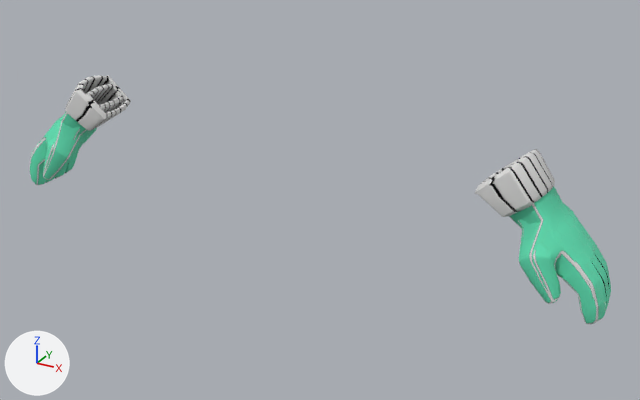
Renders of the Blender file Items/Wrist/Beekeeper Gloves/Beekeeper Gloves (Teal)/Beekeeper Gloves (Teal).blend from each side of a commit.
Before and after are seen from a 50 mm lens placed at (0.813, -1.335, 1.543), pointed at (0.075, 0.007, 0.872). Arrows for +X, +Y and +Z are at lower left; the lights stay in place. The older version comes first.

Objects in the first picture: 'FB_Wrist_Beekeeper_LOD0.L', 'FB_Wrist_Beekeeper_LOD0.R', 'MB_Beekeeper_Wrist_LOD0.L', 'MB_Beekeeper_Wrist_LOD0.R'.
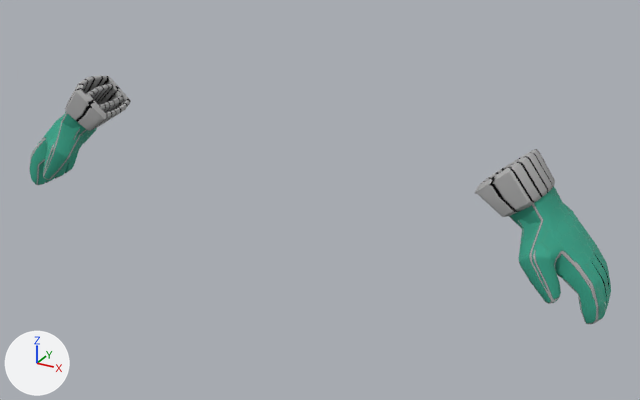
Boxes (x1, y1, x2, y2) around the edits, measured in the pictures (640 x 400 px):
'FB_Wrist_Beekeeper_LOD0.L', surface changed (darker): (475, 149, 610, 324) in both
'FB_Wrist_Beekeeper_LOD0.R', surface changed (darker): (30, 75, 131, 185) in both
'MB_Beekeeper_Wrist_LOD0.L', surface changed: (500, 157, 611, 321) in both
'MB_Beekeeper_Wrist_LOD0.R', surface changed: (29, 84, 123, 182) in both

Edits to the bpy script that builds the scene:
```text
Change mat_beeglove:
    where n1 = _N.new('ShaderNodeGroup'); n1.name = '[RR] Rec Room Avatar Item Shader'
    n1.inputs[4].default_value: (0.761, 0.761, 0.755, 1.0) -> (0.434, 0.434, 0.434, 1.0)  # 'Green', light grey #e2e2e1 -> 'Green', grey #b0b0b0
    n1.inputs[5].default_value: (0.138, 0.807, 0.497, 1.0) -> (0.0545, 0.407, 0.283, 1.0)  # 'Red', green #68e8bb -> 'Red', cyan #42ab91
```
